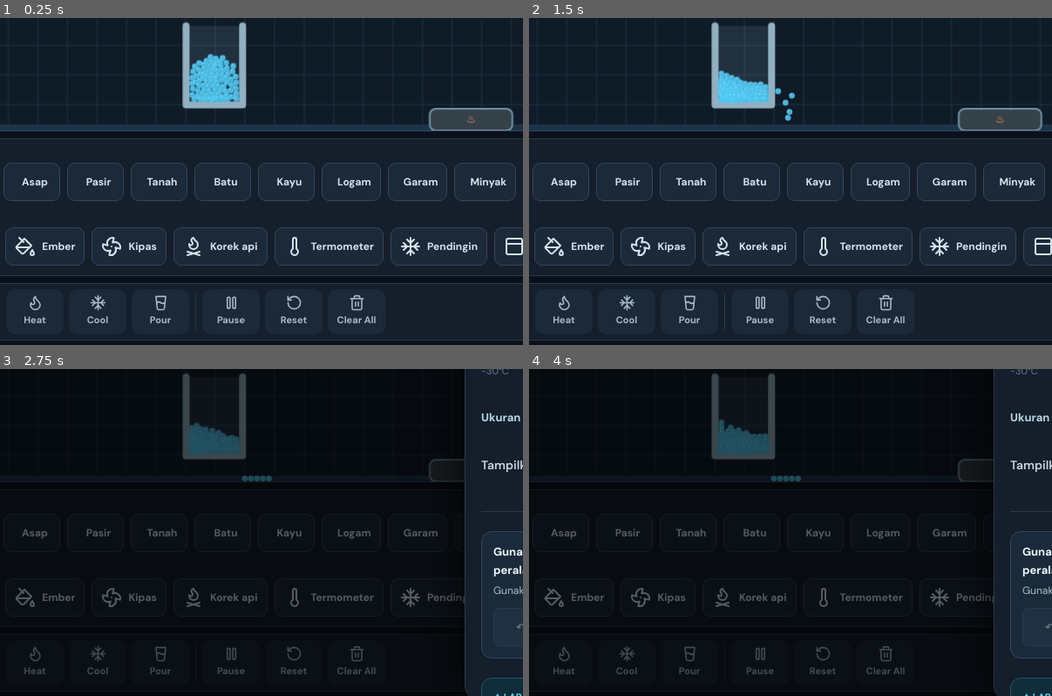
Above: before the commit, frames 1-4 (two rows, left to right).
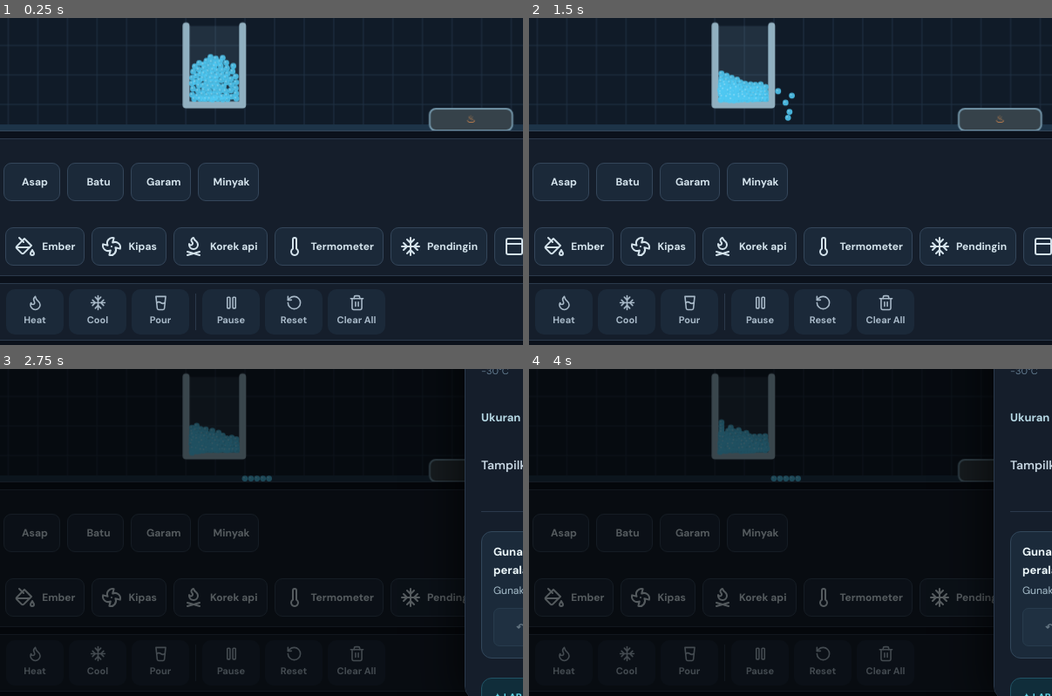
Above: after the commit, the same moments.

Repository: vexelkang-cell/gamepai
Game: browser game, page games/water-simulator/index.html
The game is run twice, just before and just after one commit, with the same random seed, the same clock (stepped at 60 frames per second) and the same inputs.
Inputs (mouse positions are % of the whole screen's width and height, from its top left):
- Up to frame 1 (0.25 s): no input
- Up to frame 2 (1.5 s): click (50, 37) at 0.27 s; tap Space at 1.1 s
- Up to frame 3 (2.75 s): tap Space at 1.6, 2.1, 2.6 s; click "Pengaturan" at 2.02 s
- Up to frame 4 (4 s): tap Space at 3.1, 3.6 s
The pictures show only the part of the screen within x 26-76%, y 49-99%; the shares and areas given below are measured in that part.

The runs differ from the first frame. In frame 1, 1.1% of the frame differs, in the area x 16-99%, y 44-56%; in frame 2, 1.1%; in frame 3, 0.4%; in frame 4, 0.4%.

Commit message:
Remove sand wood metal and soil materials

Diff:
--- a/games/water-simulator/index.html
+++ b/games/water-simulator/index.html
@@ -140,14 +140,14 @@
   function toggleSettings(open){settingsPanel.classList.toggle('open',open);settingsBackdrop.classList.toggle('open',op …(223 unchanged characters)…
   settingsBtn.addEventListener('click',()=>toggleSettings(true));document.getElementById('closeSettings').addEventListe …(234 unchanged characters)…
   const materials=[
-    ['Air','#4fc8f2'],['Es','#b5efff'],['Uap','#d8eaf2'],['Api','#ff9948'],['Asap','#8b97a7'],['Pasir','#e7c177'],
-    ['Tanah','#987054'],['Batu','#929ba6'],['Kayu','#bf8556'],['Logam','#b7c9d4'],['Garam','#f1f1dc'],['Minyak','#d7ad54']
+    ['Air','#4fc8f2'],['Es','#b5efff'],['Uap','#d8eaf2'],['Api','#ff9948'],['Asap','#8b97a7'],
+    ['Batu','#929ba6'],['Garam','#f1f1dc'],['Minyak','#d7ad54']
   ];
   const equipment=['Kompor','Panci','Gelas','Ember','Kipas','Korek api','Termometer','Pendingin','Kaca','Pompa air','Selang','Keran air'];
   const icons={'Kompor':'flame','Panci':'cooking-pot','Gelas':'glass-water','Ember':'paint-bucket','Kipas':'fan','Korek api':'flame-kindling','Termometer':'thermometer','Pendingin':'snowflake','Kaca':'panel-top','Pompa air':'droplets','Selang':'move-right','Keran air':'faucet'};
   const props={
     'Air':{density:1,drag:.985,r:3.4},'Es':{density:.85,drag:.94,r:4.3},'Uap':{density:-.22,drag:.94,r:4.5},'Api':{density:-.8,drag:.92,r:4.2},'Asap':{density:-.45,drag:.95,r:4.6},
-    'Pasir':{density:2,drag:.84,r:3.5},'Tanah':{density:2,drag:.78,r:4},'Batu':{density:3,drag:.87,r:5},'Kayu':{density:.7,drag:.91,r:5},'Logam':{density:3.4,drag:.9,r:4.5},'Garam':{density:2,drag:.84,r:3},'Minyak':{density:.72,drag:.985,r:3.7}
+    'Batu':{density:3,drag:.87,r:5},'Garam':{density:2,drag:.84,r:3},'Minyak':{density:.72,drag:.985,r:3.7}
   };
   let W=0,H=0,dpr=1,particles=[],objects=[],tool='spawn',chosen='Air',paused=false,selected=null,pointer=null,last=performance.now(),acc=0,frame=0;
   const pool=[],objectPool=[],colorByType=Object.fromEntries(materials),objectSizes={'Kompor':[95,25],'Panci':[106,72], …(186 unchanged characters)…
@@ -405,7 +405,7 @@
       else if(p.type==='Air'&&p.temp<=-2){p.type='Es';p.r=props.Es.r}
       else if(p.type==='Es'&&p.temp>2){p.type='Air';p.r=props.Air.r}
       else if(p.type==='Uap'&&p.temp<92){p.type='Air';p.r=props.Air.r}
-      else if((p.type==='Kayu'||p.type==='Minyak')&&p.temp>180){p.type='Api';p.r=props.Api.r;p.life=160}
+      else if(p.type==='Minyak'&&p.temp>180){p.type='Api';p.r=props.Api.r;p.life=160}
       else if(p.type==='Api'&&p.life<0){p.type='Asap';p.r=props.Asap.r;p.life=190}
       if((p.type==='Api'||p.type==='Asap')&&p.life<0){pool.push(p);particles[i]=particles[particles.length-1];particles.pop();continue;}
       p.vy+=grav*.16*pr.density*dt;p.vx*=Math.pow(pr.drag,dt);p.vy*=Math.pow(pr.drag,dt);if(p.type==='Air'){p.vx*=Math.pow(.975,dt);p.vy*=Math.pow(.975,dt)}
